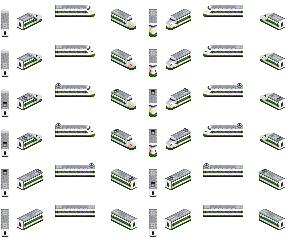
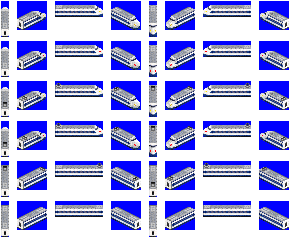
Layers edited between the first and the second 296×240 image:
showed group "12" (10 layers) over [1,1,289,237]
added layer "2cc 12" in group "12" over [23,11,283,230]
painted on "Lights 12" over [149,33,251,216]
hid group "10" (10 layers) over [1,1,289,237]
hid "Lights 10" over [39,11,263,150]
hid "Pantos 10" over [3,83,282,147]
hid "Pantos rev 10" over [3,163,267,187]
hid "200 Series Original 10" over [1,5,285,237]
added layer "Blue" over [1,1,289,237]
